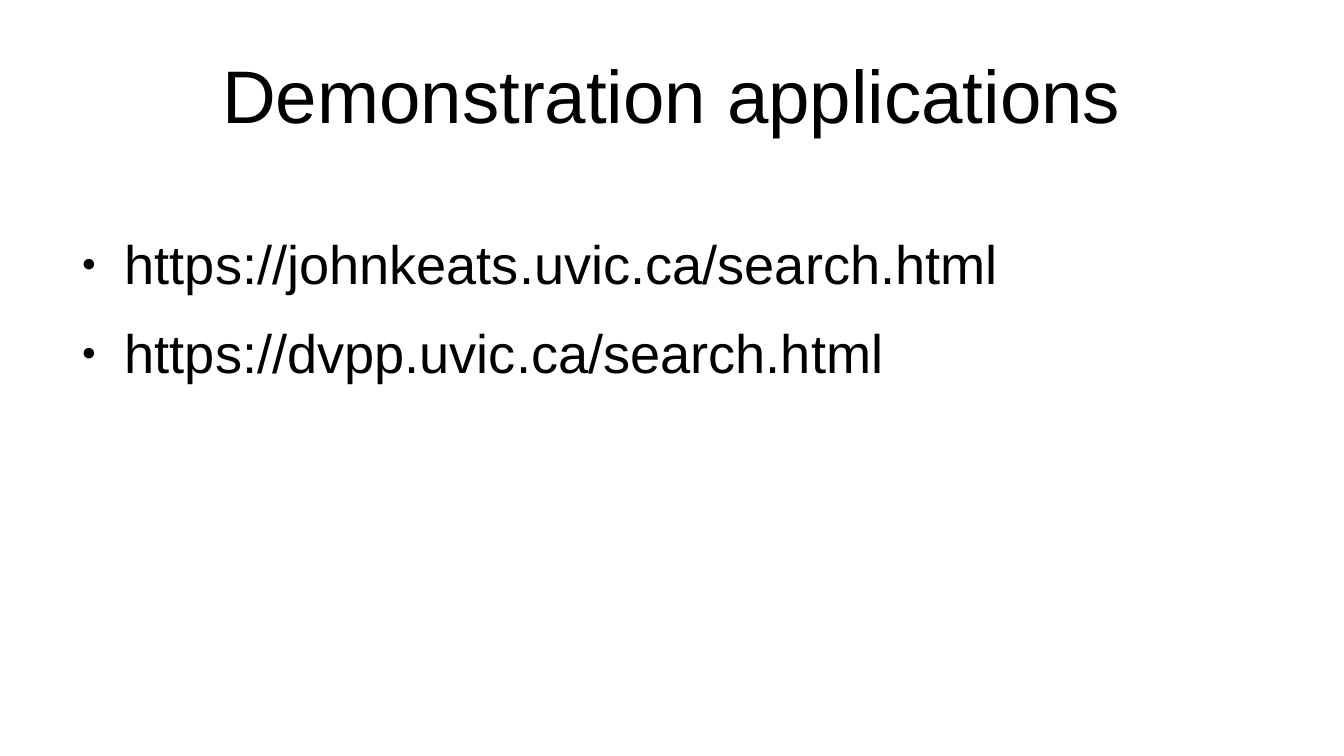
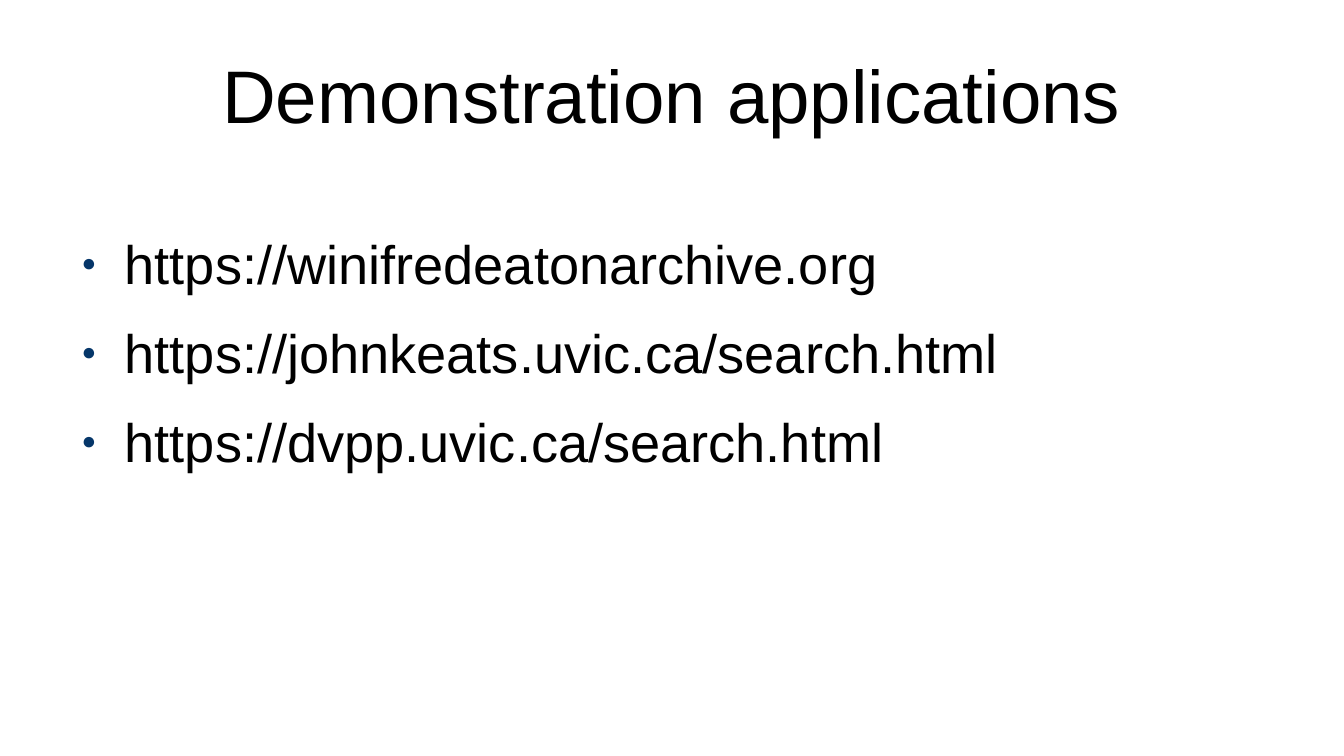
Before and after one commit to projectEndings/Endings, a slide deck: slide 21 of presentations/ubc2020/nineProjects.odp (slide 19 before the commit). Drawn at 1344x756 pixels with LibreOffice and Linux fonts; fonts in the diff are those of the drawing. Boxes give left, top, right and bottom in pixels: in the first picture for what was removed or moved away, otherwise in the second. Text is boxed around its words. In the diff, an @@ line names an element or a change of style, - is before the commit and + after.

```diff
--- a/presentations/ubc2020/nineProjects.odp
+++ b/presentations/ubc2020/nineProjects.odp
@@ text at (125, 244, 878, 294): paragraph added @@
+● https://winifredeatonarchive.org
@@ text at (125, 333, 998, 471): bullet colour #000000 to #053669 @@
```
Also in this commit, not shown: 20 other slides changed, 6 slides added, 1 slide removed, 1 other file.
